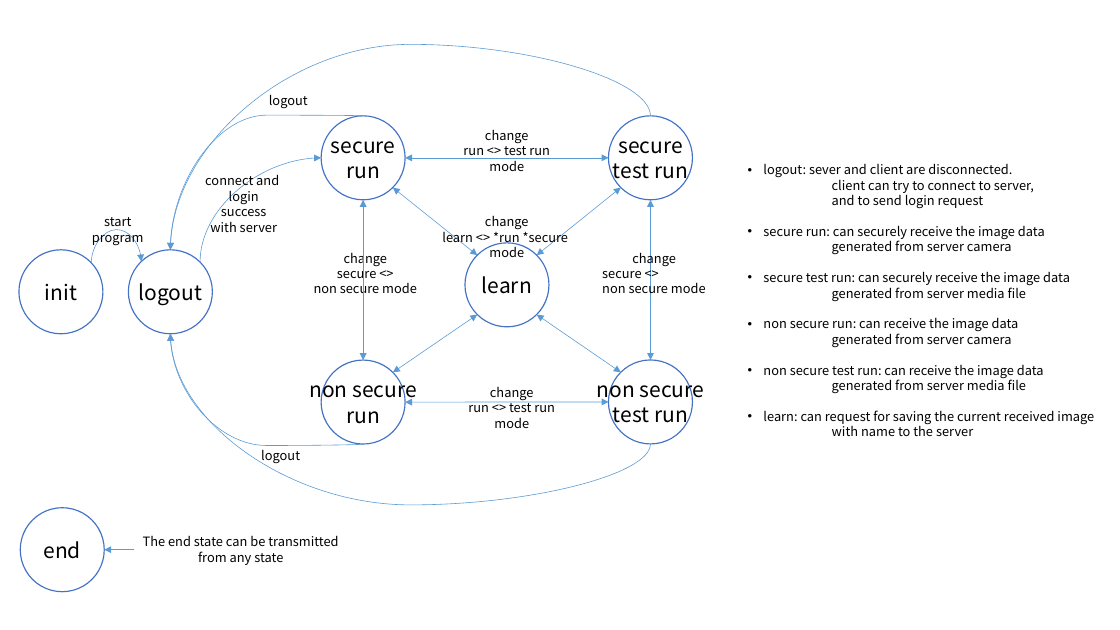
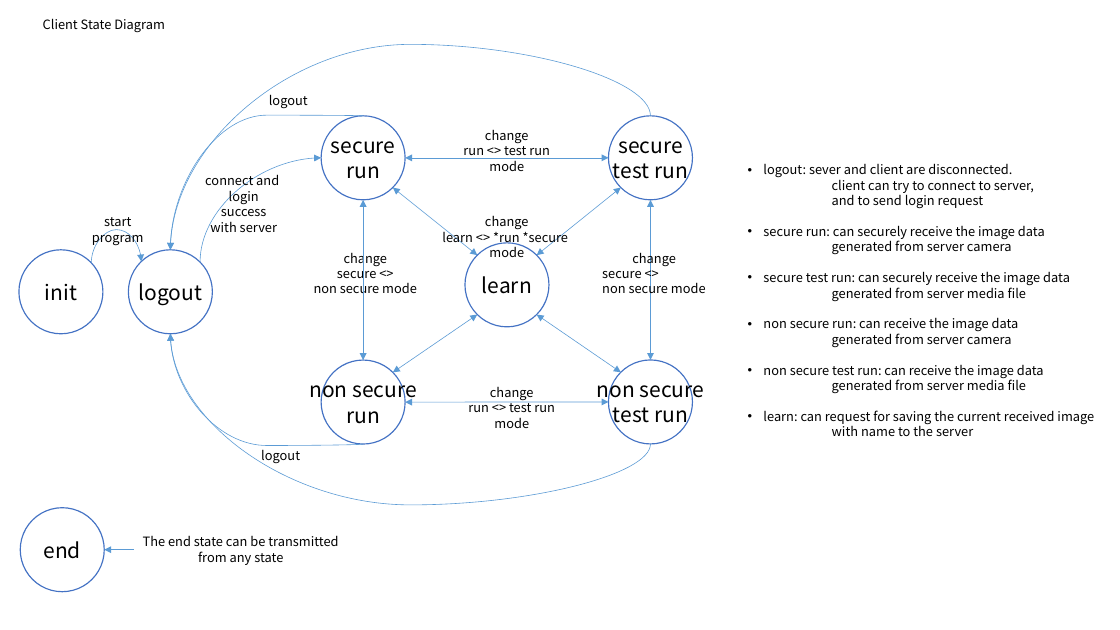
Before and after one commit to prayam/cmu_project_public_bak, a slide deck: slide 3 of docs/10_implementation/architecture.pptx (slide 2 before the commit). Drawn at 1120x630 pixels with LibreOffice and Linux fonts; fonts in the diff are those of the drawing. Boxes give left, top, right and bottom in pixels: in the first picture for what was removed or moved away, otherwise in the second. Text is boxed around its words. In the diff, an @@ line names an element or a change of style, - is before the commit and + after.

```diff
--- a/docs/10_implementation/architecture.pptx
+++ b/docs/10_implementation/architecture.pptx
@@ text added at [43, 18, 165, 33], 11 pt, text #000000 @@
+Client State Diagram
```
Also in this commit, not shown: 1 other slide changed, 1 slide added, 1 slide removed, 2 other files.
